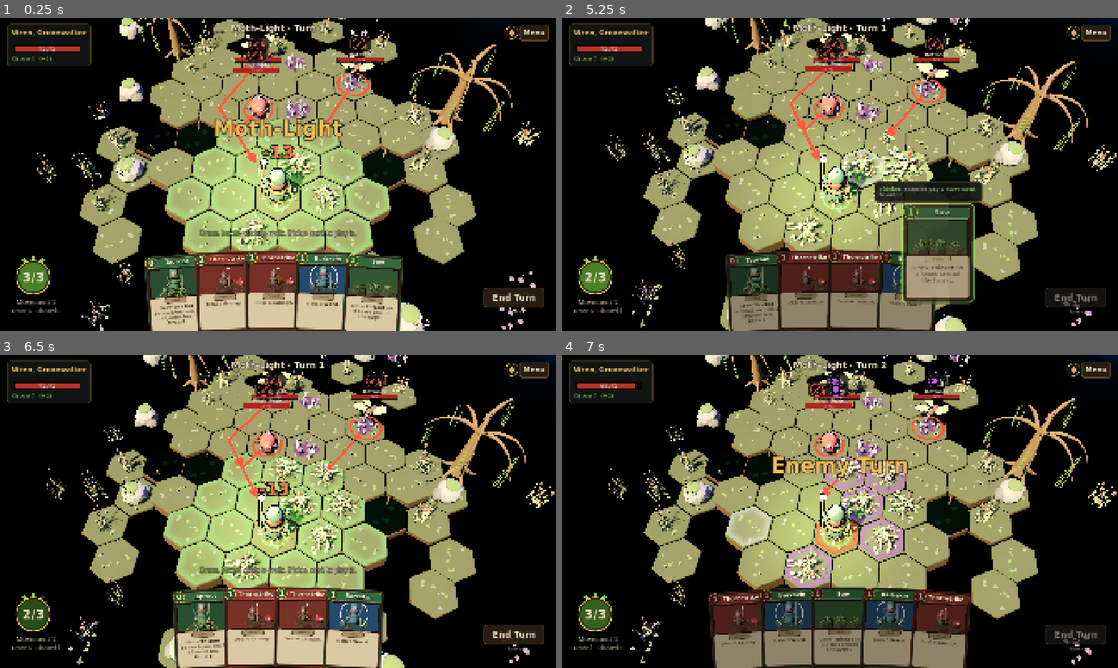
Above: before the commit, frames 1-4 (two rows, left to right).
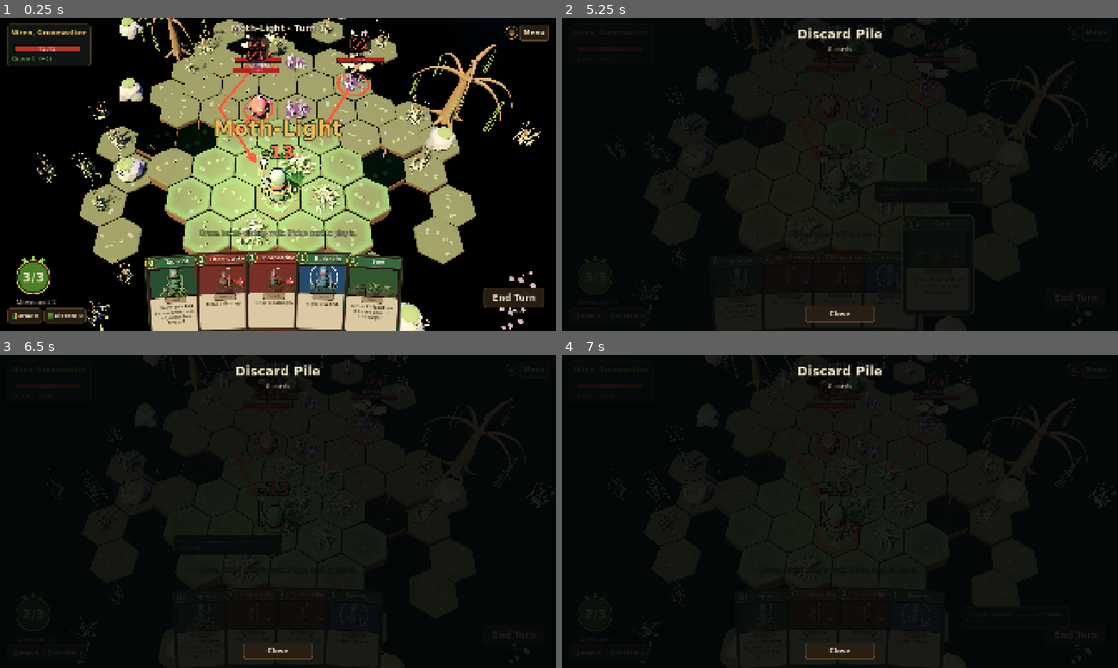
Above: after the commit, the same moments.

Repository: TandemTales/bot-crafted-games
Game: Godot game, scene res://scenes/combat.tscn
Same seed, same stepped clock (60 frames per second), same inputs: the game is played once before the commit and once after it. This scene is started directly instead of the project's main scene.
Inputs (mouse positions are in pixels of both pictures, inside the frame that each line leads up to):
- Up to frame 1 (0.25 s): no input
- Up to frame 2 (5.25 s): tap Enter at 0.5 s; drag from (739, 293) to (895, 105) at 0.52 s; tap B at 1.25, 3.5 s; drag from (789, 290) to (812, 237) at 1.27 s; move the mouse to (840, 290) at 2.02 s; tap E (cam_right) at 2.1 s; click (840, 290) at 2.17 s; tap X at 2.3 s; drag from (890, 290) to (673, 127) at 2.77 s; drag from (940, 293) to (867, 174) at 3.52 s; drag from (673, 127) to (756, 96) at 4.27 s; move the mouse to (867, 174) at 5.02 s; hold S from 5.03 s (still down); tap 9 at 5.1 s; click (867, 174) at 5.17 s
- Up to frame 3 (6.5 s): tap X at 5.3 s; release S at 5.75 s; tap Enter at 5.75 s; drag from (194, 433) to (166, 527) at 5.77 s
- Up to frame 4 (7 s): click "End Turn" at 6.5 s

The runs differ from the first frame. In frame 1, 0.7% of the frame differs, in the area x 1-93%, y 3-98%; in frame 2, 47%, in the area x 1-100%, y 0-100%; in frame 3, 46%; in frame 4, 47%.

Commit message:
wip(bramblecrown): clickable draw/discard/exhaust pile viewers and charm glyphs in combat
Co-Authored-By: Claude Opus 5.5 <noreply@anthropic.com>

Diff:
--- a/bramblecrown/scripts/game/combat_scene.gd
+++ b/bramblecrown/scripts/game/combat_scene.gd
@@ -30,7 +30,9 @@
 var energy_label: Label
 var move_label: Label
 var grove_label: Label
-var pile_label: Label
+var draw_btn: Button
+var discard_btn: Button
+var exhaust_btn: Button
 var hint_label: RichTextLabel
 var end_btn: Button
 var banner: Label
@@ -144,13 +146,17 @@
 	move_label.tooltip_text = UITheme.KEYWORDS["Movement"]
 	move_label.mouse_filter = Control.MOUSE_FILTER_STOP
 	bl.add_child(move_label)
-	pile_label = Label.new()
-	pile_label.add_theme_font_size_override("font_size", 18)
-	pile_label.add_theme_color_override("font_color", UITheme.INK_DIM)
-	pile_label.position = Vector2(0, 172)
-	pile_label.size = Vector2(190, 30)
-	pile_label.horizontal_alignment = HORIZONTAL_ALIGNMENT_CENTER
-	bl.add_child(pile_label)
+	# Clickable piles (A / S / X), like every modern deckbuilder.
+	var piles := HBoxContainer.new()
+	piles.position = Vector2(-6, 172)
+	piles.add_theme_constant_override("separation", 6)
+	bl.add_child(piles)
+	draw_btn = _pile_button("Draw pile (A): cards you will draw, in random order.", func(): _open_pile("draw"))
+	discard_btn = _pile_button("Discard pile (S): reshuffled into the draw pile when it runs out.", func(): _open_pile("discard"))
+	exhaust_btn = _pile_button("Exhausted (X): removed for the rest of this fight.", func(): _open_pile("exhaust"))
+	piles.add_child(draw_btn)
+	piles.add_child(discard_btn)
+	piles.add_child(exhaust_btn)
 	# Bottom-right: end turn.
 	end_btn = Button.new()
 	end_btn.text = "End Turn"
@@ -255,6 +261,51 @@
 	return dim
 
 
+func _pile_button(tip: String, cb: Callable) -> Button:
+	var b := Button.new()
+	b.tooltip_text = tip
+	b.focus_mode = Control.FOCUS_NONE
+	b.custom_minimum_size = Vector2(0, 36)
+	b.add_theme_font_size_override("font_size", 18)
+	b.add_theme_constant_override("h_separation", 4)
+	b.icon = _card_back_icon()
+	b.pressed.connect(cb)
+	return b
+
+
+func _card_back_icon() -> Texture2D:
+	var img := Image.create(18, 24, false, Image.FORMAT_RGBA8)
+	img.fill(Color(0, 0, 0, 0))
+	for y in 24:
+		for x in 18:
+			var edge := x < 2 or y < 2 or x > 15 or y > 21
+			var diag := (x + y) % 6 == 0 and not edge
+			if edge:
+				img.set_pixel(x, y, UITheme.GOLD)
+			elif diag:
+				img.set_pixel(x, y, UITheme.LEAF.darkened(0.2))
+			else:
+				img.set_pixel(x, y, Color(0.16, 0.24, 0.1))
+	return ImageTexture.create_from_image(img)
+
+
+func _open_pile(which: String) -> DeckViewer:
+	if pause_layer.visible:
+		return null
+	Sfx.play("click")
+	var cards: Array = []
+	var src: Array = {"draw": c.draw_pile, "discard": c.discard, "exhaust": c.exhausted}[which]
+	for inst in src:
+		cards.append({"id": inst["id"], "up": inst.get("up", false)})
+	var title: String = {"draw": "Draw Pile", "discard": "Discard Pile", "exhaust": "Exhausted"}[which]
+	var note := ""
+	if which == "draw":
+		# Never reveal the draw order.
+		cards.sort_custom(func(a, b): return String(a["id"]) < String(b["id"]))
+		note = "%d cards, shown sorted (the real order is hidden)" % cards.size()
+	return DeckViewer.open_pile(self, title, cards, note)
+
+
 func _toggle_pause() -> void:
 	pause_layer.visible = not pause_layer.visible
 	Sfx.play("click")
@@ -282,7 +333,10 @@
 	move_label.text = "Movement %d" % p["move"]
 	var g := c.grove().size()
 	grove_label.text = "Grove %d  (+%d)" % [g, g / 3] if g > 0 else "No Grove: stand in Thicket"
-	pile_label.text = "Draw %d · Discard %d" % [c.draw_pile.size(), c.discard.size()]
+	draw_btn.text = "Draw %d" % c.draw_pile.size()
+	discard_btn.text = "Discard %d" % c.discard.size()
+	exhaust_btn.text = "Exh %d" % c.exhausted.size()
+	exhaust_btn.visible = not c.exhausted.is_empty()
 	title_label.text = "%s · Turn %d" % [c.encounter.get("name", ""), c.turn]
 	end_btn.disabled = busy or c.phase != "player"
 	var sel := _selected_inst()
@@ -519,6 +573,15 @@
 		_on_end_turn()
 	elif event is InputEventKey and event.pressed and not event.echo:
 		var k: int = event.keycode
+		if k == KEY_A:
+			_open_pile("draw")
+			return
+		if k == KEY_S:
+			_open_pile("discard")
+			return
+		if k == KEY_X and not c.exhausted.is_empty():
+			_open_pile("exhaust")
+			return
 		if k >= KEY_1 and k <= KEY_9:
 			var i := k - KEY_1
 			if i < card_views.size():
@@ -910,5 +973,4 @@
 		var ctr := size / 2
 		draw_circle(ctr, 21, Color(0.08, 0.07, 0.05))
 		draw_arc(ctr, 21, 0, TAU, 32, UITheme.GOLD, 2, true)
-		var col := Color.from_hsv(float(hash(charm_id) % 360) / 360.0, 0.5, 0.85)
-		draw_colored_polygon(PackedVector2Array([ctr + Vector2(0, -12), ctr + Vector2(10, 0), ctr + Vector2(0, 12), ctr + Vector2(-10, 0)]), col)
+		CharmGlyph.draw_glyph(self, charm_id, ctr, 1.0)
--- /dev/null
+++ b/bramblecrown/scripts/ui/charm_glyph.gd
@@ -0,0 +1,53 @@
+class_name CharmGlyph
+extends RefCounted
+## Small vector icon for each charm, drawn into any CanvasItem (combat badges, run HUD, rewards).
+
+
+static func draw_glyph(ci: CanvasItem, id: String, c: Vector2, s: float) -> void:
+	var gold := UITheme.GOLD
+	var leaf := UITheme.LEAF
+	match id:
+		"acorn_locket":
+			ci.draw_circle(c + Vector2(0, 3) * s, 8 * s, Color(0.72, 0.5, 0.25))
+			ci.draw_rect(Rect2(c + Vector2(-9, -8) * s, Vector2(18, 7) * s), Color(0.42, 0.28, 0.14))
+			ci.draw_line(c + Vector2(0, -8) * s, c + Vector2(2, -12) * s, Color(0.42, 0.28, 0.14), 2 * s)
+		"mossy_flask":
+			ci.draw_rect(Rect2(c + Vector2(-3, -12) * s, Vector2(6, 6) * s), Color(0.6, 0.5, 0.35))
+			ci.draw_circle(c + Vector2(0, 3) * s, 9 * s, Color(0.3, 0.55, 0.3))
+			ci.draw_circle(c + Vector2(-3, 1) * s, 3 * s, leaf.lightened(0.3))
+		"ironbark_husk":
+			_shield(ci, c, 11 * s, Color(0.55, 0.42, 0.28))
+			ci.draw_line(c + Vector2(0, -9) * s, c + Vector2(0, 9) * s, Color(0.3, 0.2, 0.1), 2 * s)
+		"heron_feather":
+			ci.draw_colored_polygon(PackedVector2Array([c + Vector2(6, -12) * s, c + Vector2(2, 2) * s, c + Vector2(-7, 11) * s, c + Vector2(-2, -2) * s]), Color(0.85, 0.88, 0.9))
+			ci.draw_line(c + Vector2(6, -12) * s, c + Vector2(-8, 12) * s, Color(0.4, 0.45, 0.5), 1.5 * s)
+		"seed_pouch":
+			ci.draw_circle(c + Vector2(0, 3) * s, 9 * s, Color(0.55, 0.38, 0.2))
+			ci.draw_colored_polygon(PackedVector2Array([c + Vector2(-5, -6) * s, c + Vector2(5, -6) * s, c + Vector2(3, -11) * s, c + Vector2(-3, -11) * s]), Color(0.45, 0.3, 0.15))
+			ci.draw_circle(c + Vector2(0, 3) * s, 3 * s, leaf)
+		"amber_heart":
+			ci.draw_circle(c + Vector2(-4, -3) * s, 5.5 * s, Color(0.95, 0.6, 0.15))
+			ci.draw_circle(c + Vector2(4, -3) * s, 5.5 * s, Color(0.95, 0.6, 0.15))
+			ci.draw_colored_polygon(PackedVector2Array([c + Vector2(-9.5, -1) * s, c + Vector2(9.5, -1) * s, c + Vector2(0, 11) * s]), Color(0.95, 0.6, 0.15))
+		"grove_bell":
+			ci.draw_colored_polygon(PackedVector2Array([c + Vector2(-4, -10) * s, c + Vector2(4, -10) * s, c + Vector2(7, 4) * s, c + Vector2(10, 7) * s, c + Vector2(-10, 7) * s, c + Vector2(-7, 4) * s]), leaf)
+			ci.draw_circle(c + Vector2(0, 10) * s, 2.5 * s, gold)
+		"ember_fang":
+			ci.draw_colored_polygon(PackedVector2Array([c + Vector2(-6, -10) * s, c + Vector2(6, -10) * s, c + Vector2(0, 12) * s]), Color(0.95, 0.9, 0.8))
+			ci.draw_circle(c + Vector2(0, 4) * s, 3 * s, Color(1, 0.4, 0.1))
+		"rot_ward":
+			_shield(ci, c, 11 * s, UITheme.BLIGHT.darkened(0.2))
+			ci.draw_line(c + Vector2(-6, -6) * s, c + Vector2(6, 6) * s, gold, 2.5 * s)
+			ci.draw_line(c + Vector2(6, -6) * s, c + Vector2(-6, 6) * s, gold, 2.5 * s)
+		"thorn_crown_shard":
+			for i in 3:
+				var x := -7 + i * 7
+				ci.draw_colored_polygon(PackedVector2Array([c + Vector2(x - 3, 8) * s, c + Vector2(x + 3, 8) * s, c + Vector2(x, -10 + (4 if i != 1 else 0)) * s]), Color(0.75, 0.62, 0.36))
+			ci.draw_line(c + Vector2(-11, 8) * s, c + Vector2(11, 8) * s, leaf, 3 * s)
+		_:
+			var col := Color.from_hsv(float(hash(id) % 360) / 360.0, 0.5, 0.85)
+			ci.draw_colored_polygon(PackedVector2Array([c + Vector2(0, -12) * s, c + Vector2(10, 0) * s, c + Vector2(0, 12) * s, c + Vector2(-10, 0) * s]), col)
+
+
+static func _shield(ci: CanvasItem, c: Vector2, r: float, col: Color) -> void:
+	ci.draw_colored_polygon(PackedVector2Array([c + Vector2(0, -r), c + Vector2(r * 0.9, -r * 0.6), c + Vector2(r * 0.7, r * 0.4), c + Vector2(0, r), c + Vector2(-r * 0.7, r * 0.4), c + Vector2(-r * 0.9, -r * 0.6)]), col)
--- a/bramblecrown/scripts/ui/deck_viewer.gd
+++ b/bramblecrown/scripts/ui/deck_viewer.gd
@@ -1,10 +1,13 @@
 class_name DeckViewer
 extends ColorRect
-## Full-screen deck grid. Modes: "view", "upgrade" (camp), "remove" (market).
+## Full-screen deck grid. Modes: "view", "upgrade" (camp), "remove" (market), "pile" (a combat pile).
 
 signal chosen(index: int)
 
 var mode := "view"
+var pile: Array = []  # [{id, up}] shown in "pile" mode
+var pile_title := ""
+var pile_note := ""
 
 
 static func open(parent: Node, mode_: String) -> DeckViewer:
@@ -13,6 +16,21 @@
 	parent.add_child(layer)
 	var dv := DeckViewer.new()
 	dv.mode = mode_
+	layer.add_child(dv)
+	dv.tree_exited.connect(layer.queue_free)
+	return dv
+
+
+## Read-only view of a combat pile (draw, discard, exhaust).
+static func open_pile(parent: Node, title: String, cards: Array, note: String = "") -> DeckViewer:
+	var layer := CanvasLayer.new()
+	layer.layer = 20
+	parent.add_child(layer)
+	var dv := DeckViewer.new()
+	dv.mode = "pile"
+	dv.pile = cards
+	dv.pile_title = title
+	dv.pile_note = note
 	layer.add_child(dv)
 	dv.tree_exited.connect(layer.queue_free)
 	return dv
@@ -31,11 +49,18 @@
 	v.add_theme_constant_override("separation", 16)
 	add_child(v)
 	var head := Label.new()
-	head.text = {"view": "Your Deck", "upgrade": "Tend a card (upgrade it)", "remove": "Uproot a card (remove it)"}[mode]
+	head.text = pile_title if mode == "pile" else {"view": "Your Deck", "upgrade": "Tend a card (upgrade it)", "remove": "Uproot a card (remove it)"}[mode]
 	head.add_theme_font_override("font", UITheme.font("title"))
 	head.add_theme_font_size_override("font_size", 44)
 	head.horizontal_alignment = HORIZONTAL_ALIGNMENT_CENTER
 	v.add_child(head)
+	if mode == "pile":
+		var note := Label.new()
+		note.text = pile_note if pile_note != "" else "%d cards" % pile.size()
+		note.add_theme_font_size_override("font_size", 22)
+		note.add_theme_color_override("font_color", UITheme.INK_DIM)
+		note.horizontal_alignment = HORIZONTAL_ALIGNMENT_CENTER
+		v.add_child(note)
 	var scroll := ScrollContainer.new()
 	scroll.size_flags_vertical = Control.SIZE_EXPAND_FILL
 	scroll.horizontal_scroll_mode = ScrollContainer.SCROLL_MODE_DISABLED
@@ -46,7 +71,7 @@
 	grid.add_theme_constant_override("v_separation", 24)
 	grid.alignment = FlowContainer.ALIGNMENT_CENTER
 	scroll.add_child(grid)
-	var deck: Array = Game.run.deck
+	var deck: Array = pile if mode == "pile" else Game.run.deck
 	for i in deck.size():
 		var c: Dictionary = deck[i]
 		var show_up: bool = c["up"] or mode == "upgrade"
@@ -57,14 +82,14 @@
 		cv.set_state(ok, false)
 		var idx := i
 		cv.pressed.connect(func(_cv):
-			if mode == "view" or not ok:
+			if mode == "view" or mode == "pile" or not ok:
 				return
 			Sfx.play("card")
 			chosen.emit(idx)
 			queue_free())
 		grid.add_child(cv)
 	var close := Button.new()
-	close.text = "Close" if mode == "view" else "Cancel"
+	close.text = "Close" if mode in ["view", "pile"] else "Cancel"
 	close.custom_minimum_size = Vector2(240, 56)
 	close.size_flags_horizontal = Control.SIZE_SHRINK_CENTER
 	close.pressed.connect(queue_free)
--- a/bramblecrown/tools/screenshot_tour.gd
+++ b/bramblecrown/tools/screenshot_tour.gd
@@ -141,6 +141,15 @@
 		Game.goto_combat()
 		await _wait(3.5)
 		await _shot("09_r2_%s" % enc)
+		if enc == "clo_knight":
+			var sc = get_tree().current_scene
+			if sc and sc.has_method("_open_pile"):
+				var dv = sc._open_pile("draw")
+				await _wait(0.6)
+				await _shot("09_r2_draw_pile")
+				if dv:
+					dv.queue_free()
+				await _wait(0.3)
 		if enc == "clo_abbess":
 			var scene = get_tree().current_scene
 			if scene and scene.has_method("_on_end_turn"):
Not shown, added: bramblecrown/scripts/ui/charm_glyph.gd.uid
Not shown, changed: bramblecrown/SPEC.md
